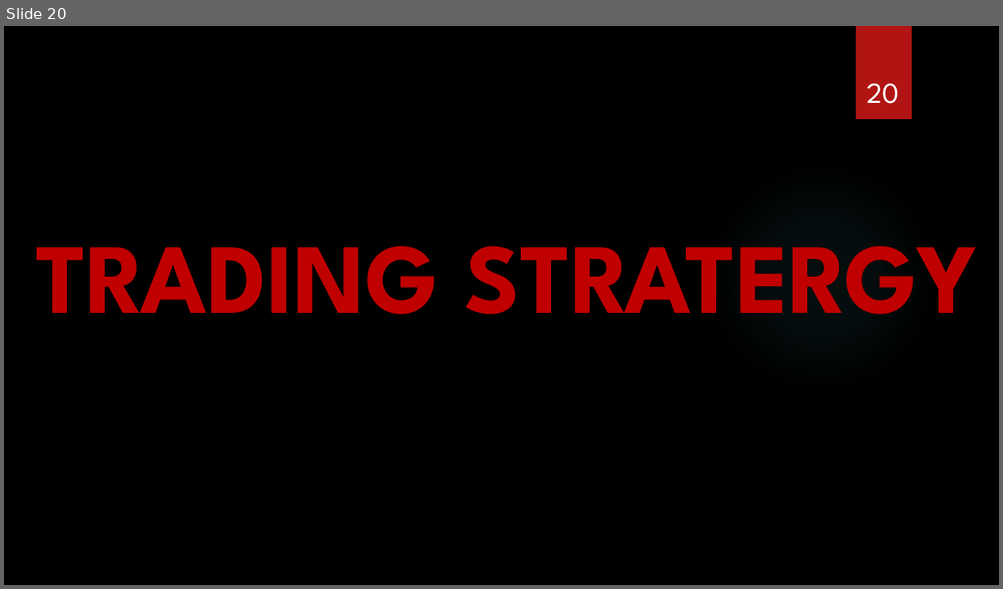
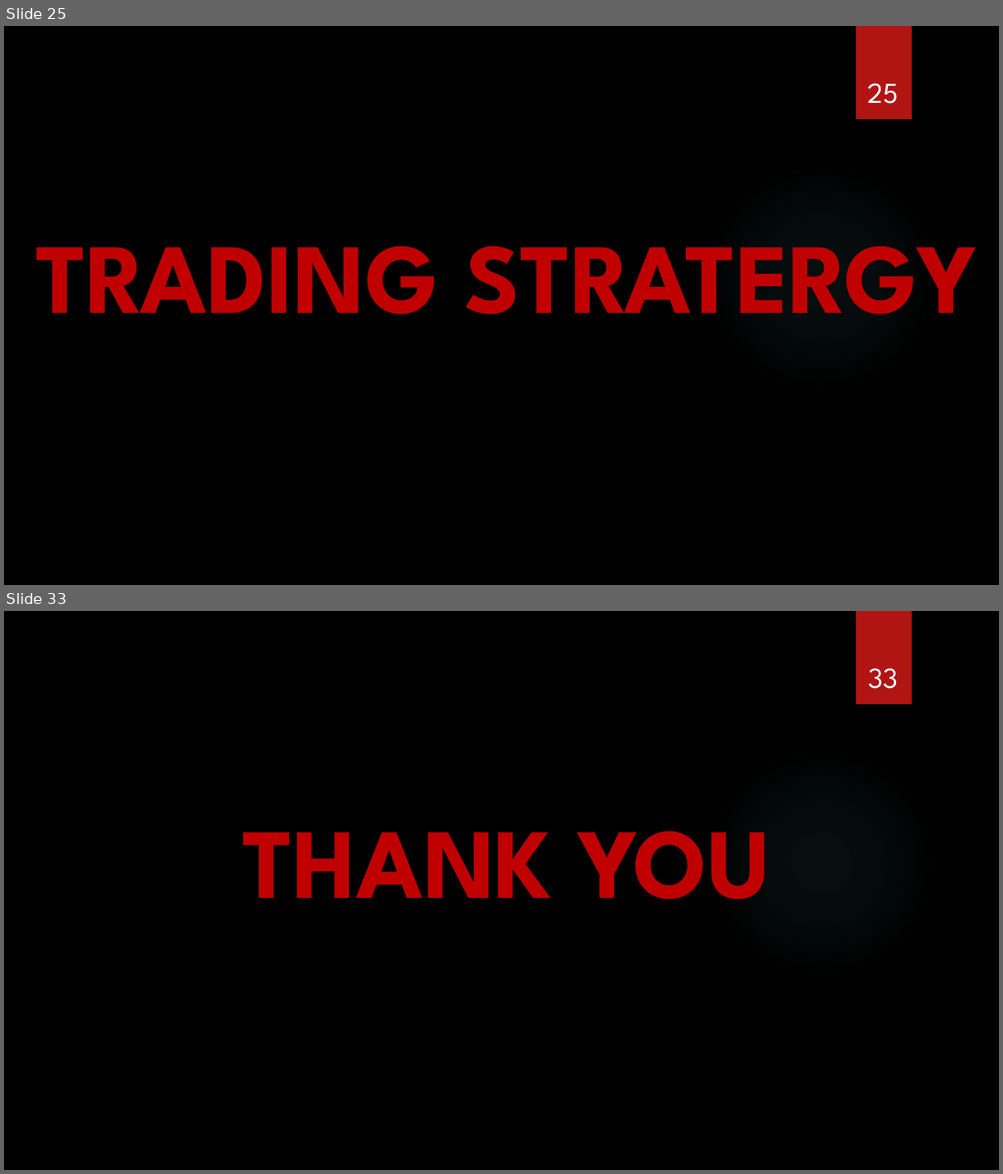
Before and after one commit to satwik2663/Machine-Learning-AMD-Stock-data-analysis-and-Trading-Strategies, a slide deck: Presentation_Final.pptx. Shown one above the other, each under a label of ours: slide 20 before the commit, slides 25 and 33 after it; the slides between them are not shown. The pictures are 1003x589 and 1003x1174 pixels, drawn with LibreOffice and Linux fonts; fonts in the diff are those of the drawing; background and template pictures are left out. Boxes give left, top, right and bottom in pixels: in the first picture for what was removed or moved away, otherwise in the second. Text is boxed around its words. In the diff, an @@ line names an element or a change of style, - is before the commit and + after.

```diff
--- a/Presentation_Final.pptx
+++ b/Presentation_Final.pptx
@@ slide 33 added at <box>4,611,999,1170</box>, background picture (left out); not listed: 2 template elements that a slide beside it also shows @@
@@ page number added at <box>868,668,897,689</box>, 28 pt, text #FFFFFF @@
+33
@@ text added at <box>242,831,771,900</box>, 96 pt, text #C00000, bold @@
+THANK YOU
@@ what was slide 20 is now slide 25 @@
@@ page number at <box>867,83,898,104</box>: text changed @@
-20
+25
```
Also in this commit, not shown: 7 slides changed, 15 other slides added, 3 slides removed.
